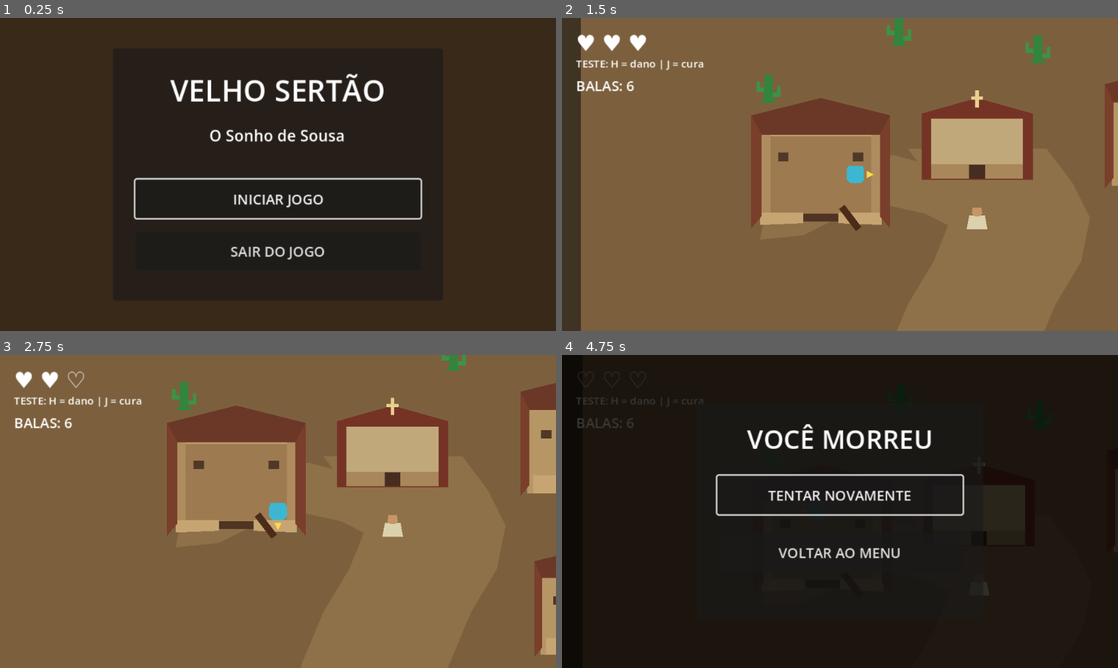
Above: before the commit, frames 1-4 (two rows, left to right).
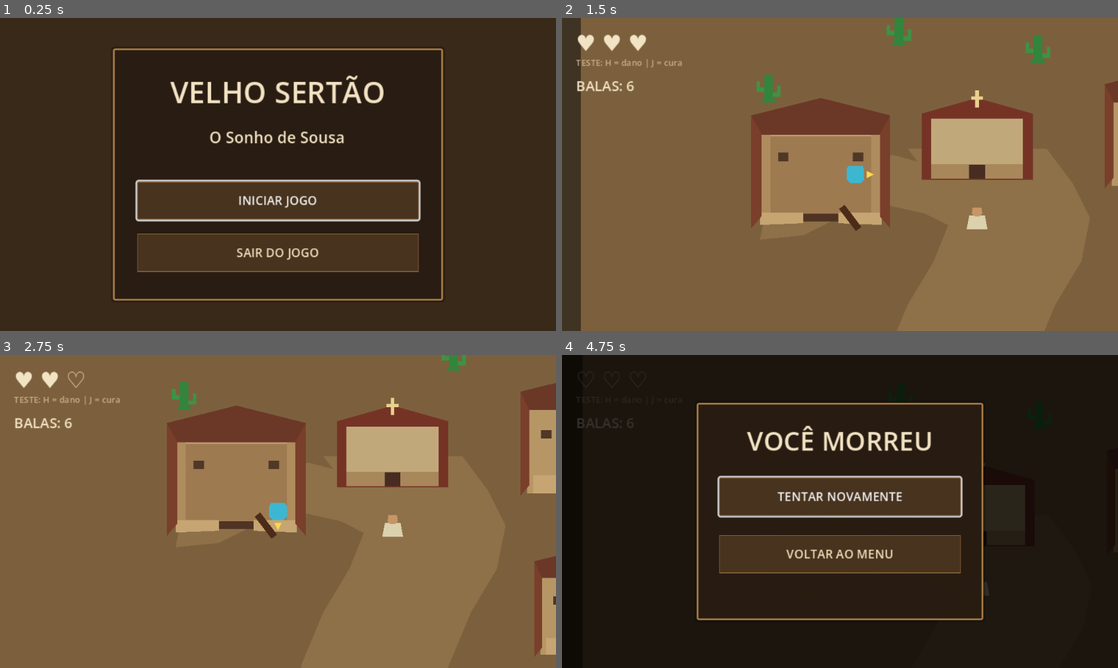
Above: after the commit, the same moments.

Repository: Inocencio-Ferraz/Velho-Sertao
Game: Godot game, scene res://scenes/menu/main_menu.tscn
The game is run twice, just before and just after one commit, with the same random seed, the same clock (stepped at 60 frames per second) and the same inputs.
Inputs (mouse positions are in pixels of both pictures, inside the frame that each line leads up to):
- Up to frame 1 (0.25 s): no input
- Up to frame 2 (1.5 s): click "INICIAR JOGO" at 0.5 s; tap Enter at 1.25 s; move the mouse to (962, 158) at 1.27 s; hold D (move_right) from 1.28 s (still down); hold E (interact) from 1.28 s (still down)
- Up to frame 3 (2.75 s): click (400, 495) at 1.55 s; move the mouse to (166, 527) at 2.02 s; release D (move_right) at 2.03 s; release E (interact) at 2.03 s; hold S (move_down) from 2.03 s (still down); click (166, 527) at 2.1 s; tap H (test_damage) at 2.3 s
- Up to frame 4 (4.75 s): move the mouse to (895, 442) at 2.77 s; release S (move_down) at 2.78 s; hold D (move_right) 2.78-3.53 s; hold H (test_damage) 2.78-3.53 s; tap E (interact) at 3.05, 3.6 s; tap Space at 3.5 s; move the mouse to (812, 574) at 3.52 s; hold W (move_up) 3.53-4.28 s; click (812, 574) at 3.8 s; move the mouse to (1006, 558) at 4.27 s; press the mouse at (1006, 558) at 4.28 s; hold A (move_left) from 4.28 s (still down); tap H (test_damage) at 4.55 s

The runs differ from the first frame. In frame 1, 17% of the frame differs, in the area x 20-80%, y 9-91%; in frame 2, 0.7%; in frame 3, 0.7%; in frame 4, 14%.

Commit message:
Polish audiovisual and gameplay feedback

Diff:
--- a/scenes/combat/cangaceiro_bullet.tscn
+++ b/scenes/combat/cangaceiro_bullet.tscn
@@ -11,9 +11,20 @@
 motion_mode = 1
 script = ExtResource("1_script")
 
+[node name="Trail" type="Line2D" parent="."]
+points = PackedVector2Array(-10, 0, -2, 0)
+width = 2.0
+default_color = Color(1, 0.78, 0.28, 0.55)
+begin_cap_mode = 2
+end_cap_mode = 2
+
 [node name="Visual" type="Polygon2D" parent="."]
 color = Color(1, 0.78, 0.28, 1)
 polygon = PackedVector2Array(-4, -2, 2, -2, 4, 0, 2, 2, -4, 2)
 
+[node name="Core" type="Polygon2D" parent="."]
+color = Color(1, 0.98, 0.78, 1)
+polygon = PackedVector2Array(-1, -1, 1, -1, 2, 0, 1, 1, -1, 1, -2, 0)
+
 [node name="CollisionShape2D" type="CollisionShape2D" parent="."]
 shape = SubResource("CircleShape2D_bullet")
--- a/scenes/enemies/cangaceiro.tscn
+++ b/scenes/enemies/cangaceiro.tscn
@@ -26,6 +26,11 @@
 position = Vector2(-15, 0)
 color = Color(0.96, 0.82, 0.48, 1)
 polygon = PackedVector2Array(-2, -4, 6, 0, -2, 4)
+
+[node name="MuzzleFlash" type="Polygon2D" parent="."]
+visible = false
+color = Color(1, 0.55, 0.25, 0.9)
+polygon = PackedVector2Array(-3, -5, 9, 0, -3, 5)
 
 [node name="CollisionShape2D" type="CollisionShape2D" parent="."]
 shape = SubResource("CircleShape2D_body")
--- a/scenes/environment/well.tscn
+++ b/scenes/environment/well.tscn
@@ -28,6 +28,12 @@
 color = Color(0.11, 0.1, 0.08, 1)
 polygon = PackedVector2Array(0, -17, 10, -14, 16, -8, 18, 0, 16, 8, 10, 14, 0, 17, -10, 14, -16, 8, -18, 0, -16, -8, -10, -14)
 
+[node name="WaterShine" type="Polygon2D" parent="."]
+position = Vector2(0, 4)
+color = Color(0.34, 0.72, 0.78, 0.94)
+polygon = PackedVector2Array(-13, -7, -8, -11, 0, -12, 8, -9, 13, -3, 11, 4, 5, 8, -4, 9, -11, 5)
+visible = false
+
 [node name="StoneHighlight" type="Polygon2D" parent="."]
 color = Color(0.79, 0.71, 0.52, 1)
 polygon = PackedVector2Array(-19, -15, -8, -23, 1, -25, 0, -21, -8, -19)
--- a/scenes/menu/main_menu.tscn
+++ b/scenes/menu/main_menu.tscn
@@ -1,8 +1,10 @@
-[gd_scene load_steps=2 format=3]
+[gd_scene load_steps=3 format=3]
 
 [ext_resource type="Script" path="res://scripts/menu/main_menu.gd" id="1_script"]
+[ext_resource type="Theme" path="res://themes/sertanejo_ui.tres" id="2_theme"]
 
 [node name="MainMenu" type="Control"]
+theme = ExtResource("2_theme")
 layout_mode = 3
 anchors_preset = 15
 anchor_right = 1.0
--- a/scenes/player/player.tscn
+++ b/scenes/player/player.tscn
@@ -37,11 +37,16 @@
 
 [node name="AttackVisual" type="Polygon2D" parent="MeleeAttack"]
 color = Color(1, 0.65, 0.18, 0.45)
-polygon = PackedVector2Array(-18, -21, 18, -21, 18, 21, -18, 21)
+polygon = PackedVector2Array(-18, -15, -13, -21, 18, 15, 13, 21)
 visible = false
 
 [node name="Pistol" type="Node2D" parent="."]
 script = ExtResource("3_pistol")
+
+[node name="MuzzleFlash" type="Polygon2D" parent="Pistol"]
+visible = false
+color = Color(1, 0.82, 0.42, 0.9)
+polygon = PackedVector2Array(-3, -5, 10, 0, -3, 5)
 
 [node name="Camera2D" type="Camera2D" parent="."]
 position_smoothing_enabled = true
--- a/scenes/ui/ammo_hud.tscn
+++ b/scenes/ui/ammo_hud.tscn
@@ -1,12 +1,14 @@
-[gd_scene load_steps=2 format=3]
+[gd_scene load_steps=3 format=3]
 
 [ext_resource type="Script" path="res://scripts/ui/ammo_hud.gd" id="1_script"]
+[ext_resource type="Theme" path="res://themes/sertanejo_ui.tres" id="2_theme"]
 
 [node name="AmmoHUD" type="CanvasLayer"]
 script = ExtResource("1_script")
 pistol_path = NodePath("../Player/Pistol")
 
 [node name="Control" type="Control" parent="."]
+theme = ExtResource("2_theme")
 layout_mode = 3
 anchors_preset = 0
 
--- a/scenes/ui/dialogue_box.tscn
+++ b/scenes/ui/dialogue_box.tscn
@@ -1,6 +1,7 @@
-[gd_scene load_steps=2 format=3]
+[gd_scene load_steps=3 format=3]
 
 [ext_resource type="Script" path="res://scripts/ui/dialogue_box.gd" id="1_script"]
+[ext_resource type="Theme" path="res://themes/sertanejo_ui.tres" id="2_theme"]
 [node name="DialogueBox" type="CanvasLayer"]
 layer = 5
 script = ExtResource("1_script")
@@ -8,6 +9,7 @@
 interaction_prompt_path = NodePath("../InteractionPrompt")
 
 [node name="DialoguePanel" type="PanelContainer" parent="."]
+theme = ExtResource("2_theme")
 layout_mode = 1
 anchor_left = 0.05
 anchor_top = 0.68
@@ -28,6 +30,7 @@
 [node name="SpeakerLabel" type="Label" parent="DialoguePanel/MarginContainer/VBoxContainer"]
 layout_mode = 2
 theme_override_font_sizes/font_size = 16
+theme_override_colors/font_color = Color(0.95, 0.72, 0.38, 1)
 text = "Padre"
 
 [node name="DialogueLabel" type="Label" parent="DialoguePanel/MarginContainer/VBoxContainer"]
--- a/scenes/ui/game_over.tscn
+++ b/scenes/ui/game_over.tscn
@@ -1,6 +1,7 @@
-[gd_scene load_steps=2 format=3]
+[gd_scene load_steps=3 format=3]
 
 [ext_resource type="Script" path="res://scripts/ui/game_over.gd" id="1_script"]
+[ext_resource type="Theme" path="res://themes/sertanejo_ui.tres" id="2_theme"]
 
 [node name="GameOver" type="CanvasLayer" groups=["game_over"]]
 layer = 20
@@ -9,6 +10,7 @@
 player_path = NodePath("../Player")
 
 [node name="Overlay" type="Control" parent="."]
+theme = ExtResource("2_theme")
 visible = false
 layout_mode = 3
 anchors_preset = 15
--- a/scenes/ui/health_hud.tscn
+++ b/scenes/ui/health_hud.tscn
@@ -1,12 +1,14 @@
-[gd_scene load_steps=2 format=3]
+[gd_scene load_steps=3 format=3]
 
 [ext_resource type="Script" path="res://scripts/ui/health_hud.gd" id="1_script"]
+[ext_resource type="Theme" path="res://themes/sertanejo_ui.tres" id="2_theme"]
 
 [node name="HealthHUD" type="CanvasLayer"]
 script = ExtResource("1_script")
 player_path = NodePath("../Player")
 
 [node name="Control" type="Control" parent="."]
+theme = ExtResource("2_theme")
 layout_mode = 3
 anchors_preset = 0
 
@@ -23,5 +25,6 @@
 offset_top = 44.0
 offset_right = 260.0
 offset_bottom = 64.0
-theme_override_font_sizes/font_size = 12
+theme_override_font_sizes/font_size = 10
+theme_override_colors/font_color = Color(0.82, 0.73, 0.58, 0.9)
 text = "TESTE: H = dano | J = cura"
--- a/scenes/ui/interaction_prompt.tscn
+++ b/scenes/ui/interaction_prompt.tscn
@@ -1,12 +1,14 @@
-[gd_scene load_steps=2 format=3]
+[gd_scene load_steps=3 format=3]
 
 [ext_resource type="Script" path="res://scripts/ui/interaction_prompt.gd" id="1_script"]
+[ext_resource type="Theme" path="res://themes/sertanejo_ui.tres" id="2_theme"]
 
 [node name="InteractionPrompt" type="CanvasLayer" groups=["interaction_prompt"]]
 layer = 4
 script = ExtResource("1_script")
 
 [node name="PromptPanel" type="PanelContainer" parent="."]
+theme = ExtResource("2_theme")
 visible = false
 anchors_preset = 10
 anchor_left = 0.5
--- a/scenes/ui/pause_menu.tscn
+++ b/scenes/ui/pause_menu.tscn
@@ -1,6 +1,7 @@
-[gd_scene load_steps=2 format=3]
+[gd_scene load_steps=3 format=3]
 
 [ext_resource type="Script" path="res://scripts/ui/pause_menu.gd" id="1_script"]
+[ext_resource type="Theme" path="res://themes/sertanejo_ui.tres" id="2_theme"]
 
 [node name="PauseMenu" type="CanvasLayer"]
 layer = 10
@@ -8,6 +9,7 @@
 script = ExtResource("1_script")
 
 [node name="Overlay" type="Control" parent="."]
+theme = ExtResource("2_theme")
 layout_mode = 3
 anchors_preset = 15
 anchor_right = 1.0
--- a/scripts/combat/cangaceiro_bullet.gd
+++ b/scripts/combat/cangaceiro_bullet.gd
@@ -8,6 +8,9 @@
 var _distance_travelled: float = 0.0
 var _launched: bool = false
 
+@onready var visual: Polygon2D = $Visual
+@onready var trail: Line2D = $Trail
+
 func launch(
 	direction: Vector2,
 	damage_amount: int,
@@ -17,6 +20,9 @@
 	_direction = direction.normalized()
 	damage = maxi(1, damage_amount)
 	collision_mask = target_collision_mask
+	var shot_color := Color(1.0, 0.9, 0.56, 1.0) if damage >= 10 else Color(1.0, 0.38, 0.24, 1.0)
+	visual.color = shot_color
+	trail.default_color = Color(shot_color.r, shot_color.g, shot_color.b, 0.55)
 	if distance_limit > 0.0:
 		max_distance = distance_limit
 	rotation = _direction.angle()
--- a/scripts/combat/machete_attack.gd
+++ b/scripts/combat/machete_attack.gd
@@ -45,8 +45,11 @@
 	can_attack = false
 	attack_is_active = true
 	hit_targets.clear()
+	attack_visual.scale = Vector2(0.88, 0.88)
 	attack_visual.visible = true
 	hit_shape.set_deferred("disabled", false)
+	var swing_tween := create_tween()
+	swing_tween.tween_property(attack_visual, "scale", Vector2.ONE, active_duration)
 	get_tree().create_timer(cooldown).timeout.connect(_on_cooldown_finished)
 
 	# Espera a física para coletar também alvos que já estavam dentro da área.
@@ -57,12 +60,14 @@
 	await get_tree().create_timer(active_duration).timeout
 	attack_is_active = false
 	attack_visual.visible = false
+	attack_visual.scale = Vector2.ONE
 	hit_shape.set_deferred("disabled", true)
 
 
 func cancel_active_attack() -> void:
 	attack_is_active = false
 	attack_visual.visible = false
+	attack_visual.scale = Vector2.ONE
 	hit_shape.set_deferred("disabled", true)
 
 func _on_area_entered(area: Area2D) -> void:
--- a/scripts/combat/pistol.gd
+++ b/scripts/combat/pistol.gd
@@ -8,6 +8,8 @@
 @export var shot_range: float = 250.0
 @export var cooldown: float = 0.4
 @export_flags_2d_physics var hit_mask: int = 5
+
+@onready var muzzle_flash: Polygon2D = $MuzzleFlash
 
 var ammo: int = 6
 var _can_fire: bool = true
@@ -42,6 +44,16 @@
 	get_tree().current_scene.add_child(bullet)
 	bullet.global_position = player.global_position + direction * 16.0
 	bullet.call("launch", direction, damage, hit_mask, shot_range)
+	_show_muzzle_flash(direction)
+
+func _show_muzzle_flash(direction: Vector2) -> void:
+	muzzle_flash.position = direction * 16.0
+	muzzle_flash.rotation = direction.angle()
+	muzzle_flash.visible = true
+	get_tree().create_timer(0.06).timeout.connect(_hide_muzzle_flash)
+
+func _hide_muzzle_flash() -> void:
+	muzzle_flash.visible = false
 
 func _on_cooldown_finished() -> void:
 	_can_fire = true
--- a/scripts/enemies/cangaceiro.gd
+++ b/scripts/enemies/cangaceiro.gd
@@ -28,6 +28,7 @@
 @onready var hurtbox: Area2D = $Hurtbox
 @onready var visual: Polygon2D = $Visual
 @onready var direction_marker: Polygon2D = $DirectionMarker
+@onready var muzzle_flash := get_node_or_null("MuzzleFlash") as Polygon2D
 
 enum State { IDLE, CHASE, ATTACK, DEAD }
 
@@ -41,6 +42,7 @@
 var _attack_is_active: bool = false
 var _attack_has_hit: bool = false
 var _hit_tween: Tween
+var _base_visual_color: Color
 var _ranged_ammo: int = 0
 var _ranged_shot_ready: bool = true
 var _ammo_reward_paid: bool = false
@@ -48,6 +50,7 @@
 func _ready() -> void:
 	max_health = maxi(1, max_health)
 	health = max_health
+	_base_visual_color = visual.color
 	_ranged_ammo = maxi(0, starting_ammo) if has_pistol else 0
 
 	var detection_circle := detection_shape.shape as CircleShape2D
@@ -174,6 +177,7 @@
 	get_tree().current_scene.add_child(bullet)
 	bullet.global_position = global_position + shot_direction * 13.0
 	bullet.call("launch", shot_direction, 1, 1, 500.0)
+	_show_muzzle_flash(shot_direction)
 
 	var cooldown := maxf(3.0, ranged_attack_cooldown)
 	get_tree().create_timer(cooldown).timeout.connect(_on_ranged_cooldown_finished)
@@ -235,12 +239,26 @@
 func _show_hit_feedback() -> void:
 	if _hit_tween and _hit_tween.is_running():
 		_hit_tween.kill()
-	visual.color = Color(1.0, 0.75, 0.35, 1.0)
+	visual.color = Color(1.0, 0.88, 0.62, 1.0)
 	_hit_tween = create_tween()
-	_hit_tween.tween_property(visual, "color", Color(0.55, 0.2, 0.16, 1.0), 0.18)
+	_hit_tween.tween_property(visual, "color", _base_visual_color, 0.18)
+
+func _show_muzzle_flash(direction: Vector2) -> void:
+	if not is_instance_valid(muzzle_flash):
+		return
+	muzzle_flash.position = direction * 15.0
+	muzzle_flash.rotation = direction.angle()
+	muzzle_flash.visible = true
+	get_tree().create_timer(0.06).timeout.connect(_hide_muzzle_flash)
+
+func _hide_muzzle_flash() -> void:
+	if is_instance_valid(muzzle_flash):
+		muzzle_flash.visible = false
 
 func _die() -> void:
 	is_dead = true
+	if _hit_tween and _hit_tween.is_running():
+		_hit_tween.kill()
 	_award_ammo()
 	defeated.emit(self)
 	_state = State.DEAD
@@ -253,6 +271,9 @@
 	attack_area.set_deferred("monitoring", false)
 	hurtbox.set_deferred("monitoring", false)
 	hurtbox.set_deferred("monitorable", false)
+	var death_tween := create_tween().set_parallel(true)
+	death_tween.tween_property(visual, "scale", Vector2(0.68, 0.68), 0.2)
+	death_tween.tween_property(visual, "modulate:a", 0.0, 0.2)
 	print("Cangaceiro derrotado.")
 	await get_tree().create_timer(0.2).timeout
 	queue_free()
--- a/scripts/environment/well.gd
+++ b/scripts/environment/well.gd
@@ -18,6 +18,8 @@
 @onready var dialogue_box: Node = get_node(dialogue_box_path)
 @onready var story_progress: Node = get_node(story_progress_path)
 @onready var dry_visual: Polygon2D = $DryCenter
+@onready var stone_ring: Polygon2D = $StoneRing
+@onready var water_visual: Polygon2D = $WaterShine
 
 var _player_in_range: CharacterBody2D
 var _living_enemy_count: int = 0
@@ -50,7 +52,7 @@
 
 	_completed = true
 	_update_prompt()
-	dry_visual.color = Color(0.2, 0.16, 0.12, 1.0)
+	_play_examine_feedback()
 	story_progress.call(progress_completion_method)
 	_ending_sequence_started = starts_dream_ending
 	dialogue_box.call("start_dialogue", dialogue_speaker, dialogue_lines)
@@ -114,3 +116,21 @@
 	if required_progress_state < 0:
 		return true
 	return int(story_progress.get("current_state")) >= required_progress_state
+
+func _play_examine_feedback() -> void:
+	var ring_tween := create_tween()
+	stone_ring.scale = Vector2(0.94, 0.94)
+	stone_ring.modulate = Color(1.0, 0.9, 0.68, 1.0)
+	ring_tween.set_parallel(true)
+	ring_tween.tween_property(stone_ring, "scale", Vector2.ONE, 0.22)
+	ring_tween.tween_property(stone_ring, "modulate", Color.WHITE, 0.28)
+
+	if starts_dream_ending:
+		dry_visual.color = Color(0.17, 0.37, 0.4, 1.0)
+		water_visual.visible = true
+		water_visual.scale = Vector2(0.82, 0.82)
+		var water_tween := create_tween().set_loops(4)
+		water_tween.tween_property(water_visual, "scale", Vector2(1.08, 1.08), 0.24)
+		water_tween.tween_property(water_visual, "scale", Vector2(0.9, 0.9), 0.24)
+	else:
+		dry_visual.color = Color(0.2, 0.16, 0.12, 1.0)
--- a/scripts/player/player.gd
+++ b/scripts/player/player.gd
@@ -14,6 +14,8 @@
 @onready var direction_marker: Polygon2D = $DirectionMarker
 @onready var melee_attack: Area2D = $MeleeAttack
 @onready var pistol: Node2D = $Pistol
+
+var _damage_feedback_tween: Tween
 
 func _ready() -> void:
 	_update_facing_visuals()
@@ -49,6 +51,7 @@
 
 	health = maxi(0, health - amount)
 	health_changed.emit(health, max_health)
+	_show_damage_feedback()
 
 	if health == 0:
 		is_dead = true
@@ -80,3 +83,10 @@
 	direction_marker.position = facing_direction * 15.0
 	direction_marker.rotation = facing_direction.angle() + PI / 2.0
 	melee_attack.call("set_facing_direction", facing_direction)
+
+func _show_damage_feedback() -> void:
+	if _damage_feedback_tween and _damage_feedback_tween.is_running():
+		_damage_feedback_tween.kill()
+	modulate = Color(1.0, 0.58, 0.52, 1.0)
+	_damage_feedback_tween = create_tween()
+	_damage_feedback_tween.tween_property(self, "modulate", Color.WHITE, 0.18)
--- a/scripts/ui/health_hud.gd
+++ b/scripts/ui/health_hud.gd
@@ -4,6 +4,9 @@
 
 @onready var hearts_label: Label = $Control/HeartsLabel
 @onready var player: Node = get_node(player_path)
+
+var _last_health: int = -1
+var _heal_feedback_tween: Tween
 
 func _ready() -> void:
 	player.connect("health_changed", Callable(self, "_on_health_changed"))
@@ -16,3 +19,13 @@
 			hearts += " "
 		hearts += "♥" if heart_index < current_health else "♡"
 	hearts_label.text = hearts
+	if _last_health >= 0 and current_health > _last_health:
+		_show_heal_feedback()
+	_last_health = current_health
+
+func _show_heal_feedback() -> void:
+	if _heal_feedback_tween and _heal_feedback_tween.is_running():
+		_heal_feedback_tween.kill()
+	hearts_label.modulate = Color(0.72, 1.0, 0.62, 1.0)
+	_heal_feedback_tween = create_tween()
+	_heal_feedback_tween.tween_property(hearts_label, "modulate", Color.WHITE, 0.35)
--- /dev/null
+++ b/themes/sertanejo_ui.tres
@@ -0,0 +1,72 @@
+[gd_resource type="Theme" load_steps=6 format=3]
+
+[sub_resource type="StyleBoxFlat" id="Panel"]
+bg_color = Color(0.16, 0.11, 0.07, 0.97)
+border_width_left = 2
+border_width_top = 2
+border_width_right = 2
+border_width_bottom = 2
+border_color = Color(0.68, 0.5, 0.28, 1)
+corner_radius_top_left = 2
+corner_radius_top_right = 2
+corner_radius_bottom_right = 2
+corner_radius_bottom_left = 2
+shadow_color = Color(0, 0, 0, 0.38)
+shadow_size = 3
+
+[sub_resource type="StyleBoxFlat" id="ButtonNormal"]
+bg_color = Color(0.28, 0.2, 0.12, 1)
+border_width_left = 1
+border_width_top = 1
+border_width_right = 1
+border_width_bottom = 1
+border_color = Color(0.55, 0.4, 0.23, 1)
+content_margin_left = 8.0
+content_margin_top = 5.0
+content_margin_right = 8.0
+content_margin_bottom = 5.0
+
+[sub_resource type="StyleBoxFlat" id="ButtonHover"]
+bg_color = Color(0.39, 0.29, 0.17, 1)
+border_width_left = 1
+border_width_top = 1
+border_width_right = 1
+border_width_bottom = 1
+border_color = Color(0.82, 0.65, 0.37, 1)
+content_margin_left = 8.0
+content_margin_top = 5.0
+content_margin_right = 8.0
+content_margin_bottom = 5.0
+
+[sub_resource type="StyleBoxFlat" id="ButtonPressed"]
+bg_color = Color(0.2, 0.14, 0.09, 1)
+border_width_left = 1
+border_width_top = 1
+border_width_right = 1
+border_width_bottom = 1
+border_color = Color(0.82, 0.65, 0.37, 1)
+content_margin_left = 8.0
+content_margin_top = 5.0
+content_margin_right = 8.0
+content_margin_bottom = 5.0
+
+[sub_resource type="StyleBoxFlat" id="ButtonDisabled"]
+bg_color = Color(0.22, 0.18, 0.13, 1)
+border_width_left = 1
+border_width_top = 1
+border_width_right = 1
+border_width_bottom = 1
+border_color = Color(0.38, 0.32, 0.24, 1)
+
+[resource]
+default_font_size = 14
+PanelContainer/styles/panel = SubResource("Panel")
+Button/colors/font_color = Color(0.95, 0.88, 0.74, 1)
+Button/colors/font_hover_color = Color(1, 0.95, 0.82, 1)
+Button/colors/font_pressed_color = Color(1, 0.91, 0.69, 1)
+Button/colors/font_disabled_color = Color(0.59, 0.54, 0.46, 1)
+Button/styles/normal = SubResource("ButtonNormal")
+Button/styles/hover = SubResource("ButtonHover")
+Button/styles/pressed = SubResource("ButtonPressed")
+Button/styles/disabled = SubResource("ButtonDisabled")
+Label/colors/font_color = Color(0.95, 0.89, 0.77, 1)
